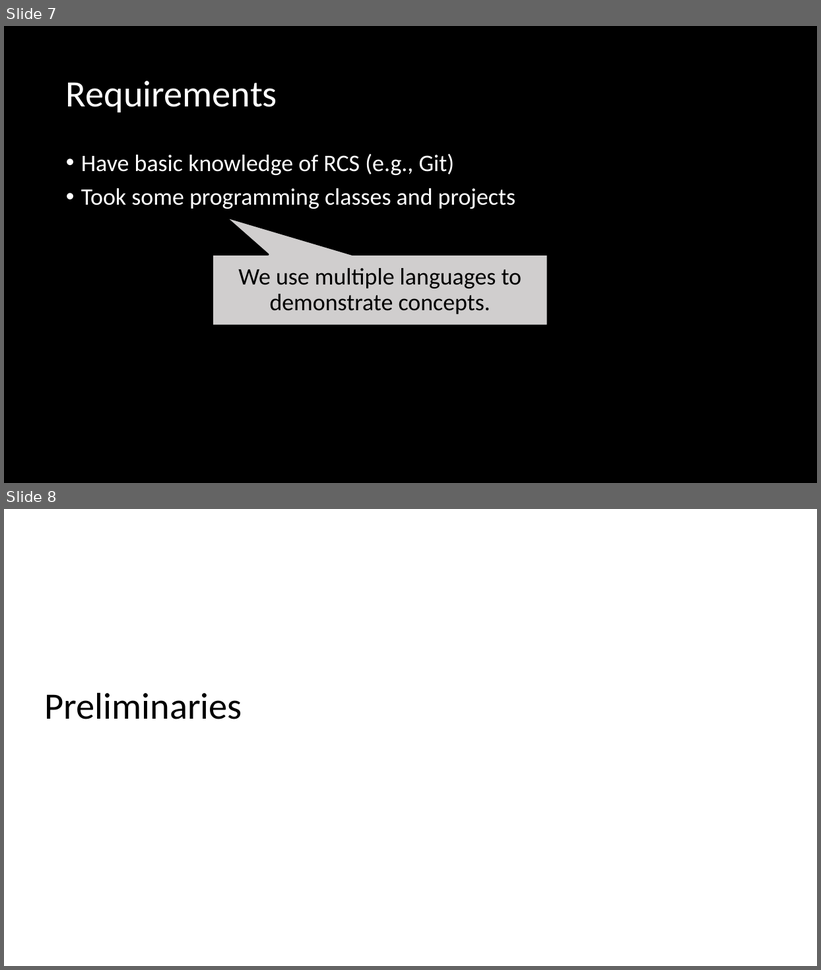
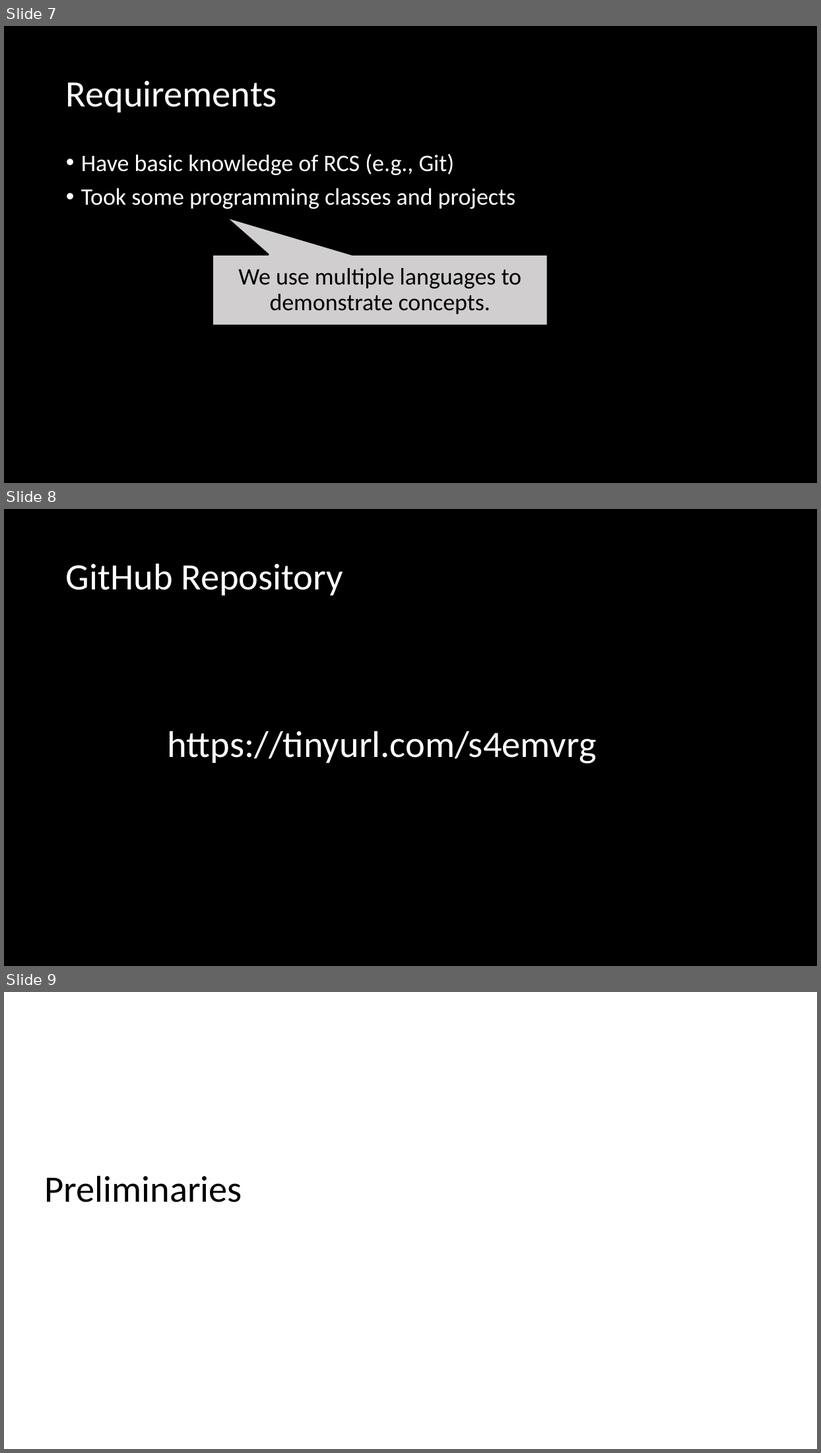
Before and after one commit to damorim/testing-cin-minicourse, a slide deck: testing-minicourse.pptx. Shown one above the other, each under a label of ours: slides 7 and 8 before the commit, slides 7, 8 and 9 after it. The pictures are 821x970 and 821x1453 pixels, drawn with LibreOffice and Linux fonts; fonts in the diff are those of the drawing. Boxes give left, top, right and bottom in pixels: in the first picture for what was removed or moved away, otherwise in the second. Text is boxed around its words. In the diff, an @@ line names an element or a change of style, - is before the commit and + after.

Commit message:
Add files via upload
minor changes to the slides

```diff
--- a/testing-minicourse.pptx
+++ b/testing-minicourse.pptx
@@ slide 8 added at bbox=[4, 509, 817, 966], background #000000 @@
@@ text added at bbox=[66, 563, 343, 595], 44 pt, text #FFFFFF @@
+GitHub Repository
@@ text added at bbox=[168, 731, 597, 764], 44 pt, text #FFFFFF @@
+https://tinyurl.com/s4emvrg
@@ what was slide 8 is now slide 9 @@
```
Also in this commit, not shown: 1 other file.
